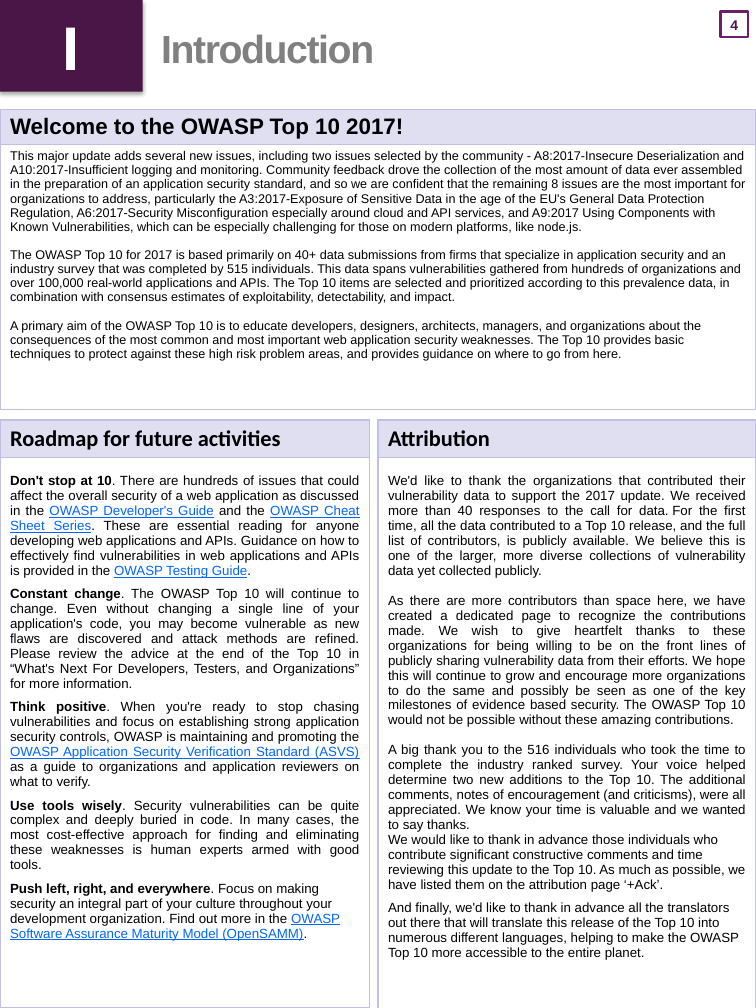
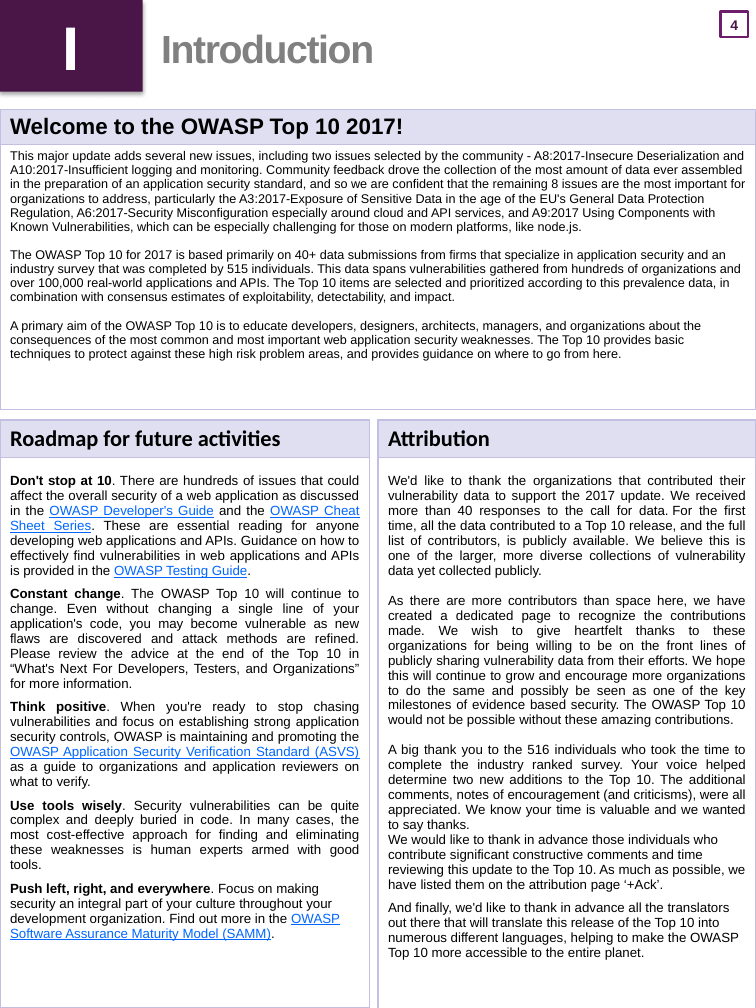
Before and after one commit to OWASP/Top10, a slide deck: slide 5 of 2017/OWASP Top 10 2017 RC2 Final.pptx. Drawn at 756x1008 pixels with LibreOffice and Linux fonts; fonts in the diff are those of the drawing. Boxes give left, top, right and bottom in pixels: in the first picture for what was removed or moved away, otherwise in the second. Text is boxed around its words. In the diff, an @@ line names an element or a change of style, - is before the commit and + after.

Commit message:
Fix SAMM in introduction
Resolves #211
- Fix OpenSAMM -> SAMM
- Fix URL to SAMM

```diff
--- a/2017/OWASP Top 10 2017 RC2 Final.pptx
+++ b/2017/OWASP Top 10 2017 RC2 Final.pptx
@@ table at (0, 420, 370, 1008) @@
-row 2, column 1: Don't stop at 10. There are hundreds of issues that could affect the overall security of a web application as discussed in the OWASP Developer's Guide and the OWASP Cheat Sheet Series. These are essential reading for anyone developing web applications and APIs. Guidance on how to effectively find vulnerabilities in web applications and APIs is provided in the OWASP Testing Guide. / Constant change. The OWASP Top 10 will continue to change. Even without changing a single line of your application's code, you may become vulnerable as new flaws are discovered and attack methods are refined. Please review the advice at the end of the Top 10 in “What's Next For Developers, Testers, and Organizations” for more information. / Think positive. When you're ready to stop chasing vulnerabilities and focus on establishing strong application security controls, OWASP is maintaining and promoting the OWASP Application Security Verification Standard (ASVS) as a guide to organizations and application reviewers on what to verify. / Use tools wisely. Security vulnerabilities can be quite complex and deeply buried in code. In many cases, the most cost-effective approach for finding and eliminating these weaknesses is human experts armed with good tools. / Push left, right, and everywhere. Focus on making security an integral part of your culture throughout your development organization. Find out more in the OWASP Software Assurance Maturity Model (OpenSAMM).
+row 2, column 1: Don't stop at 10. There are hundreds of issues that could affect the overall security of a web application as discussed in the OWASP Developer's Guide and the OWASP Cheat Sheet Series. These are essential reading for anyone developing web applications and APIs. Guidance on how to effectively find vulnerabilities in web applications and APIs is provided in the OWASP Testing Guide. / Constant change. The OWASP Top 10 will continue to change. Even without changing a single line of your application's code, you may become vulnerable as new flaws are discovered and attack methods are refined. Please review the advice at the end of the Top 10 in “What's Next For Developers, Testers, and Organizations” for more information. / Think positive. When you're ready to stop chasing vulnerabilities and focus on establishing strong application security controls, OWASP is maintaining and promoting the OWASP Application Security Verification Standard (ASVS) as a guide to organizations and application reviewers on what to verify. / Use tools wisely. Security vulnerabilities can be quite complex and deeply buried in code. In many cases, the most cost-effective approach for finding and eliminating these weaknesses is human experts armed with good tools. / Push left, right, and everywhere. Focus on making security an integral part of your culture throughout your development organization. Find out more in the OWASP Software Assurance Maturity Model (SAMM).
```
Also in this commit, not shown: 2 other slides changed.
